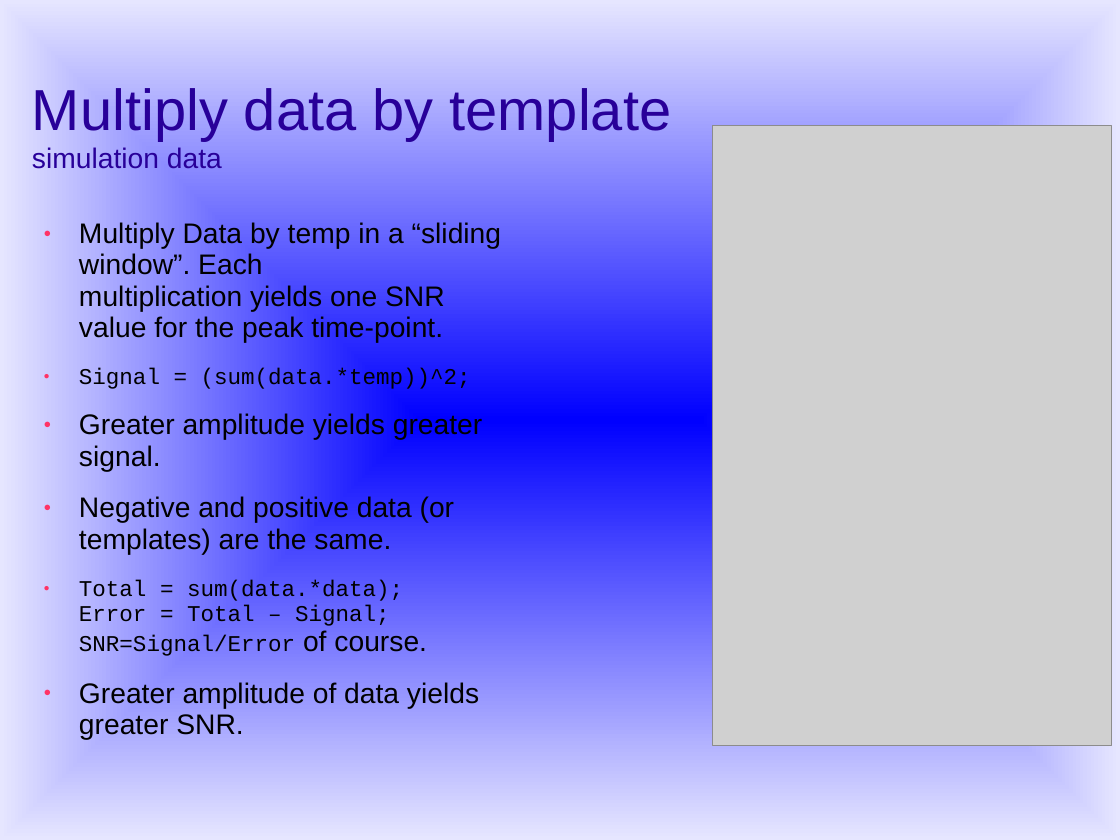
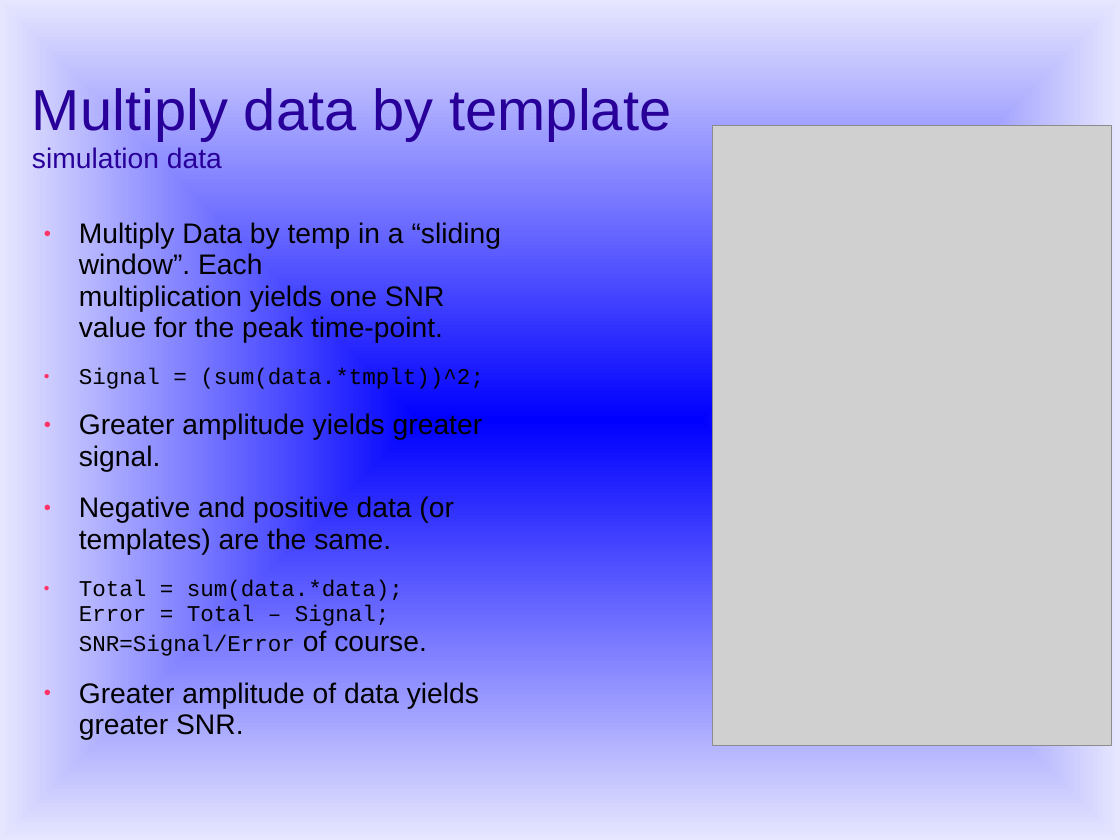
Before and after one commit to yuval-harpaz/work-drafts, a slide deck: slide 7 of docs/findTransient.ppt. Drawn at 1120x840 pixels with LibreOffice and Linux fonts; fonts in the diff are those of the drawing; grey boxes stand for pictures. Boxes give left, top, right and bottom in pixels: in the first picture for what was removed or moved away, otherwise in the second. Text is boxed around its words. In the diff, an @@ line names an element or a change of style, - is before the commit and + after.

```diff
--- a/docs/findTransient.ppt
+++ b/docs/findTransient.ppt
@@ text at bbox=[79, 368, 484, 392]: text changed @@
-● Signal = (sum(data.*temp))^2;
+● Signal = (sum(data.*tmplt))^2;
```
Also in this commit, not shown: 2 other slides changed, 1 other file.
